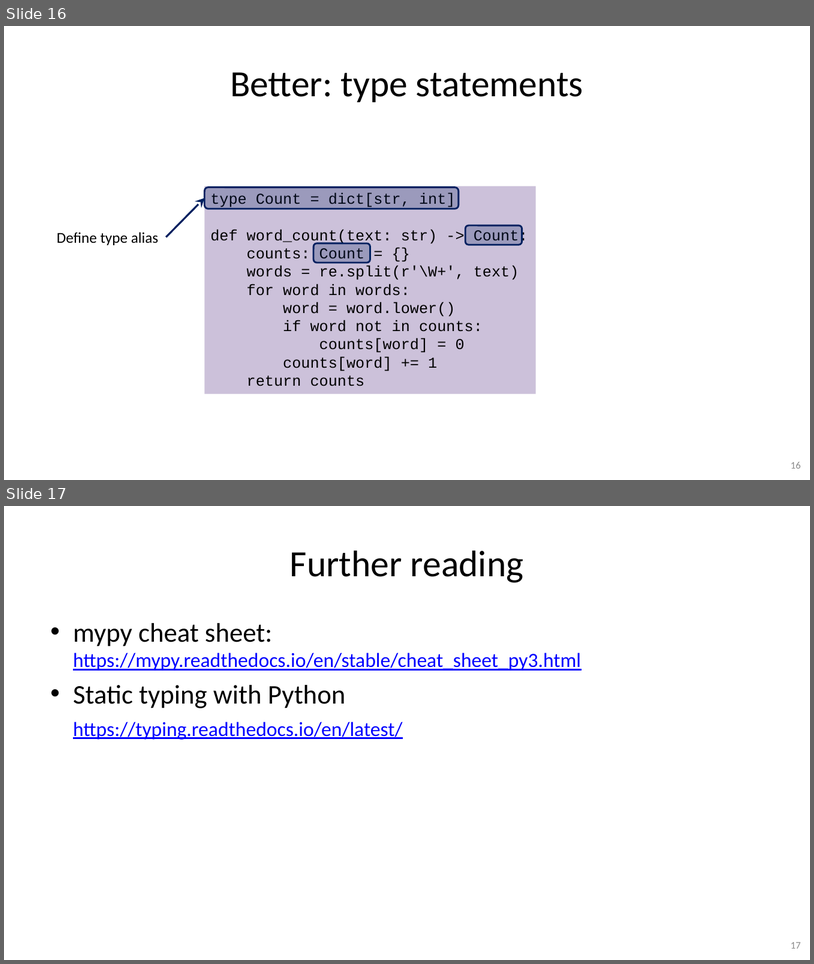
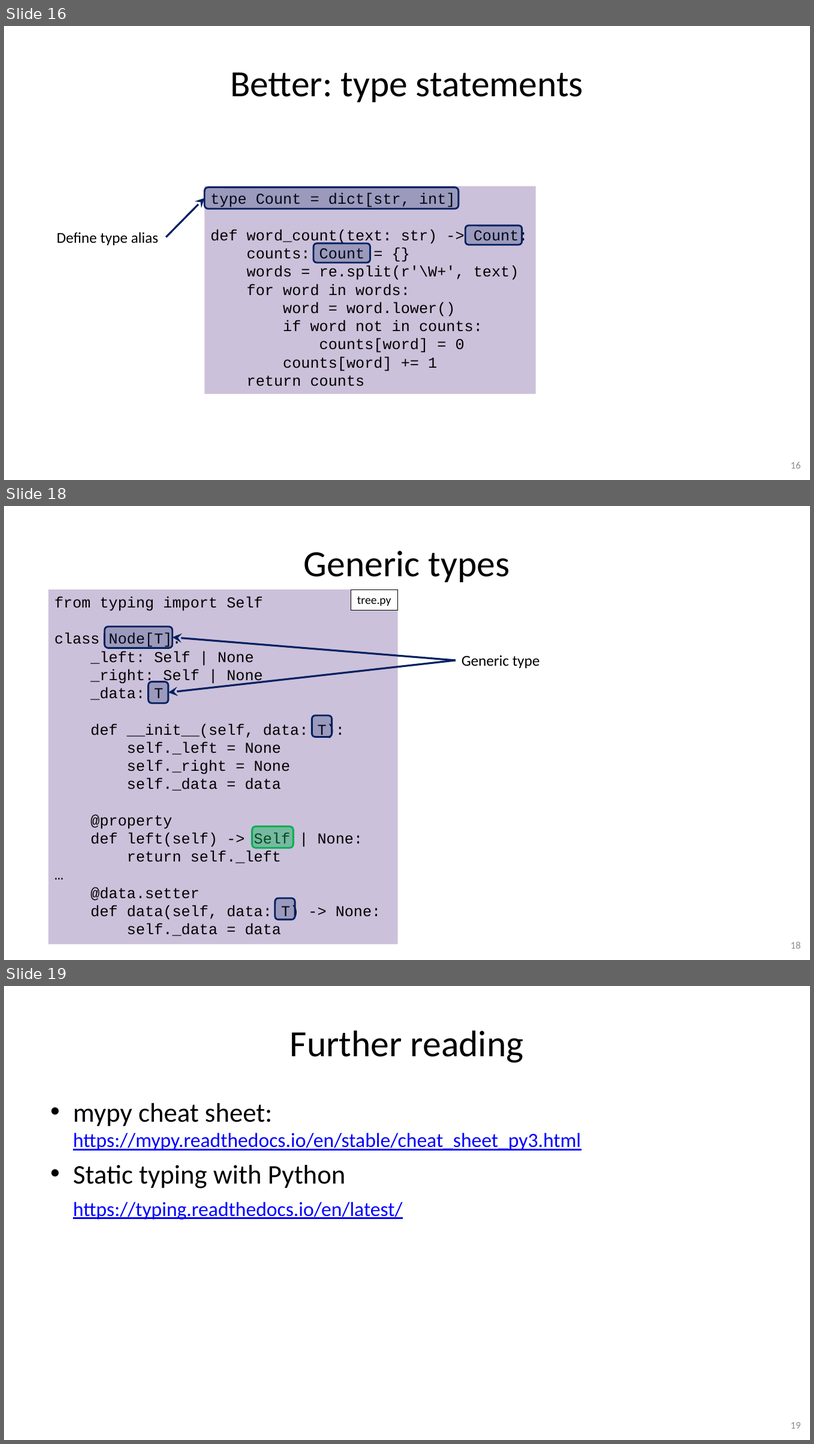
Before and after one commit to gjbex/Python-software-engineering, a slide deck: python_software_engineering.pptx. Shown one above the other, each under a label of ours: slides 16 and 17 before the commit, slides 16, 18 and 19 after it; the slides between them are not shown. The pictures are 814x964 and 814x1444 pixels, drawn with LibreOffice and Linux fonts; fonts in the diff are those of the drawing. Boxes give left, top, right and bottom in pixels: in the first picture for what was removed or moved away, otherwise in the second. Text is boxed around its words. In the diff, an @@ line names an element or a change of style, - is before the commit and + after.

Commit message:
Add slide on classes and generic types

```diff
--- a/python_software_engineering.pptx
+++ b/python_software_engineering.pptx
@@ slide 18 added at (x1=4, y1=506, x2=810, y2=960), background #FFFFFF @@
@@ title added at (x1=304, y1=550, x2=510, y2=582), 44 pt, text #000000 @@
+Generic types
@@ rectangle added at (x1=49, y1=589, x2=398, y2=944), fill #CCC1DA, 18 pt, text #000000 @@
+from typing import Self
+class Node[T]:
+_left: Self | None
+_right: Self | None
+_data: T
+def __init__(self, data: T):
+self._left = None
+self._right = None
+self._data = data
+@property
+def left(self) -> Self | None:
+return self._left
+…
+@data.setter
+def data(self, data: T) -> None:
+self._data = data
@@ rectangle added at (x1=351, y1=589, x2=398, y2=610), fill #FFFFFF, outline #000000 0.75 pt, 14 pt, text #000000 @@
+tree.py
@@ group added at (x1=104, y1=627, x2=540, y2=703): 2 arrows, 2 rounded rectangles, 1 text @@
+Generic type
@@ rounded rectangle added at (x1=312, y1=715, x2=332, y2=736), fill #002060 at 24% opacity, outline #002060 2 pt @@
@@ rounded rectangle added at (x1=252, y1=826, x2=293, y2=847), fill #00B050 at 42% opacity, outline #00B050 2 pt @@
@@ rounded rectangle added at (x1=275, y1=898, x2=295, y2=919), fill #002060 at 24% opacity, outline #002060 2 pt @@
@@ page number added at (x1=791, y1=941, x2=801, y2=948), 12 pt, text #8C8C8C @@
+18
@@ what was slide 17 is now slide 19 @@
@@ page number at (x1=791, y1=1422, x2=801, y2=1428): text changed @@
-17
+19
```
Also in this commit, not shown: 1 slide changed, 1 other slide added.
